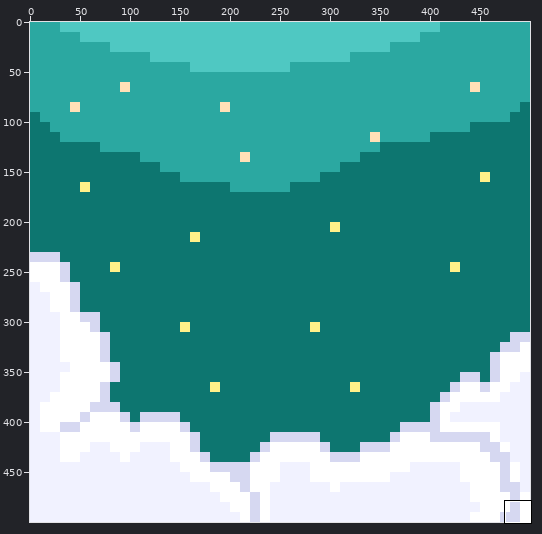
Sprite sheet, stored at assets/sky-night.png. The first picture is a wide view before the edit; the outline marks the close-up.
Close-up. Before the commit:
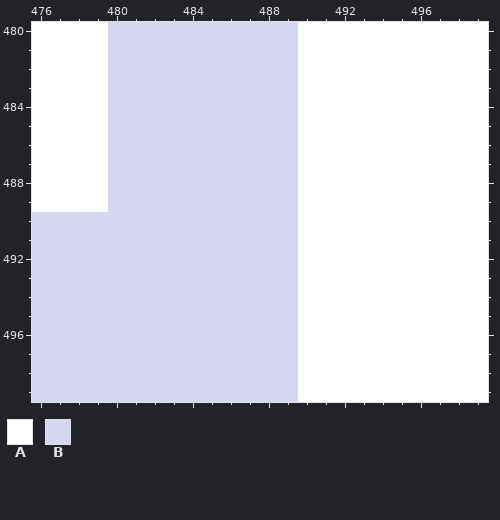
The file is 500x500 pixels. Pixels under 10% opacity are left out. Colours within 5 levels of each other are drawn and written as one. Shown: x 476..499, y 480..499. The commit also changed other parts of the picture, which this record leaves out.
Palette (. is transparent): A #ffffff  B #d6d8f1
Pixels before, first column x 476:
480 AAAABBBBBBBBBBAAAAAAAAAA
481 AAAABBBBBBBBBBAAAAAAAAAA
482 AAAABBBBBBBBBBAAAAAAAAAA
483 AAAABBBBBBBBBBAAAAAAAAAA
484 AAAABBBBBBBBBBAAAAAAAAAA
485 AAAABBBBBBBBBBAAAAAAAAAA
486 AAAABBBBBBBBBBAAAAAAAAAA
487 AAAABBBBBBBBBBAAAAAAAAAA
488 AAAABBBBBBBBBBAAAAAAAAAA
489 AAAABBBBBBBBBBAAAAAAAAAA
490 BBBBBBBBBBBBBBAAAAAAAAAA
491 BBBBBBBBBBBBBBAAAAAAAAAA
492 BBBBBBBBBBBBBBAAAAAAAAAA
493 BBBBBBBBBBBBBBAAAAAAAAAA
494 BBBBBBBBBBBBBBAAAAAAAAAA
495 BBBBBBBBBBBBBBAAAAAAAAAA
496 BBBBBBBBBBBBBBAAAAAAAAAA
497 BBBBBBBBBBBBBBAAAAAAAAAA
498 BBBBBBBBBBBBBBAAAAAAAAAA
499 BBBBBBBBBBBBBBAAAAAAAAAA
New version:
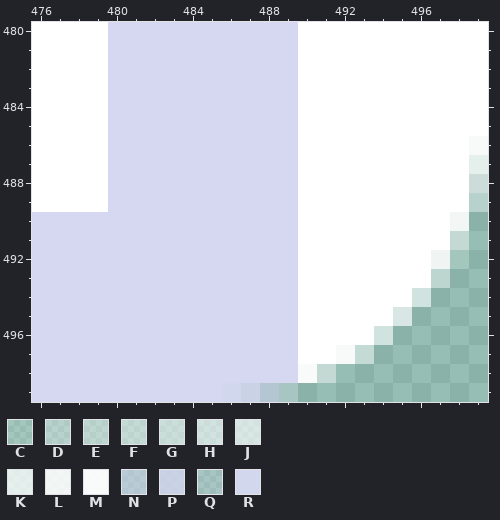
Colours new in this view: C #ffffff20  D #ffffff50  E #ffffff60  F #ffffff70  G #ffffff80  H #ffffff90  J #ffffffa0  K #ffffffc0  L #ffffffdf  M #ffffffef  N #d4d6f190  P #d5d8f0d0  Q #d7dbef40  R #d6d9f1ef
Difference:
Colour A becomes colour C in row 492 at x 498.
Colour A becomes colour D in row 489 at x 499.
Colour A becomes colour E in row 493 at x 497.
Colour A becomes colour F in row 497 at x 493.
Colour A becomes colour G in row 491 at x 498; in row 498 at x 491.
Colour A becomes colour H in row 488 at x 499; in row 494 at x 496; in row 496 at x 494.
Colour A becomes colour J in row 495 at x 495.
Colour A becomes colour K in row 487 at x 499.
Colour A becomes colour L in row 490 at x 498; in row 492 at x 497.
Colour A becomes colour M in row 486 at x 499; in row 497 at x 492; in row 498 at x 490.
Colour B becomes colour N in row 499 at x 488.
Colour B becomes colour P in row 499 at x 487.
Colour B becomes colour Q in row 499 at x 489.
Colour B becomes colour R in row 499 at x 486.
Colour A is removed in rows 490 to 492 at x 499; in row 493 at x 498 to 499; in row 494 at x 497 to 499; in row 495 at x 496 to 499; in row 496 at x 495 to 499; in row 497 at x 494 to 499.
Colour A is removed in row 498 at x 492 to 499; in row 499 at x 490 to 499.
